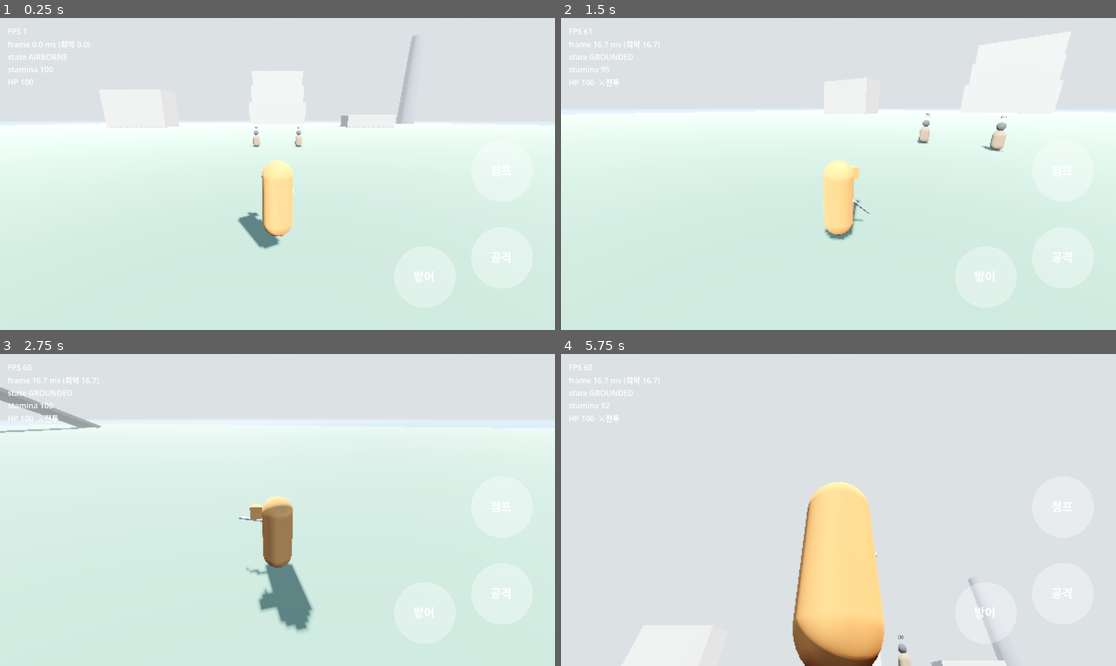
Above: before the commit, frames 1-4 (two rows, left to right).
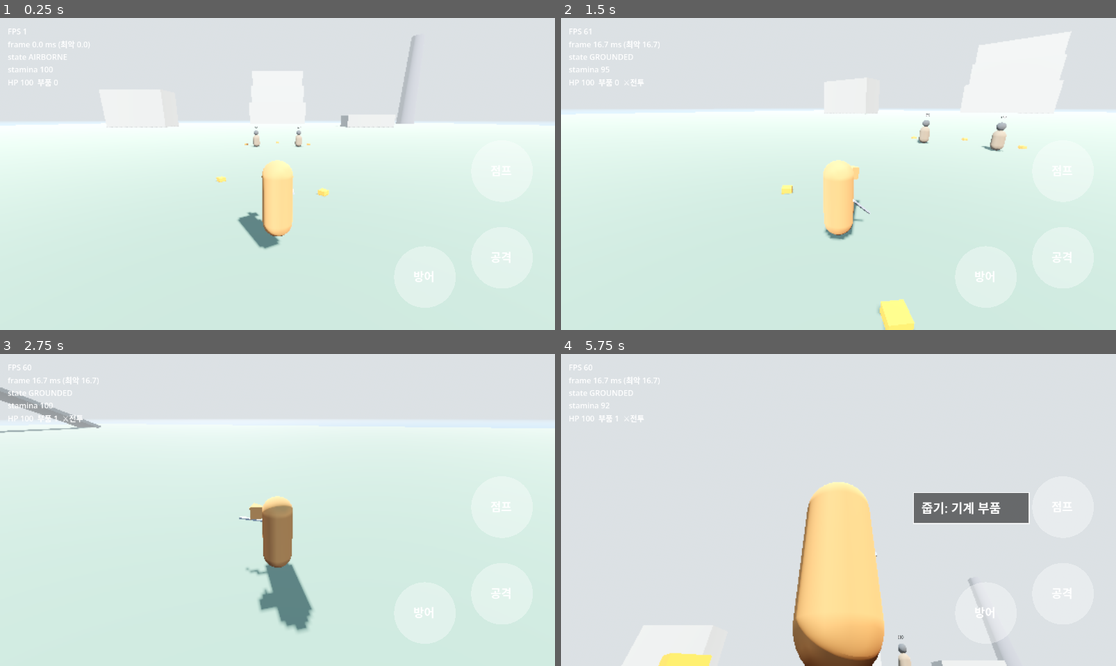
Above: after the commit, the same moments.

Repository: yeongkim0814-svg/Open-world
Game: Godot game, scene res://scenes/test_island.tscn
Same seed, same stepped clock (60 frames per second), same inputs: the game is played once before the commit and once after it.
Inputs (mouse positions are in pixels of both pictures, inside the frame that each line leads up to):
- Up to frame 1 (0.25 s): no input
- Up to frame 2 (1.5 s): move the mouse to (810, 236) at 0.52 s; hold W (move_forward) 0.53-1.25 s; hold J (attack) 0.53-1.25 s; click (810, 236) at 0.67 s; tap Space (jump) at 0.77, 1.07 s; tap K (guard) at 0.8 s; drag from (1005, 220) to (810, 236) at 1.27 s
- Up to frame 3 (2.75 s): tap Enter at 2 s; move the mouse to (111, 463) at 2.02 s; hold A (move_left) from 2.03 s (still down); hold Ctrl (walk) from 2.03 s (still down); tap E (interact, bound only after the commit) at 2.3 s
- Up to frame 4 (5.75 s): release A (move_left) at 2.75 s; release Ctrl (walk) at 2.75 s; drag from (866, 510) to (672, 463) at 2.77 s; tap Space (jump) at 3.5 s; move the mouse to (755, 432) at 3.52 s; hold S (move_back) 3.53-4.25 s; hold Space (jump) 3.53-4.25 s; tap J (attack) at 3.8 s; drag from (960, 494) to (755, 432) at 4.27 s; tap Enter at 5 s; move the mouse to (727, 525) at 5.02 s; hold W (move_forward) from 5.03 s (still down); hold K (guard) from 5.03 s (still down); click (727, 525) at 5.17 s; tap Ctrl (walk) at 5.3 s

The runs differ from the first frame. In frame 1, 0.1% of the frame differs, in the area x 2-60%, y 19-58%; in frame 2, 0.6%; in frame 3, less than 0.1%; in frame 4, 2.4%, in the area x 6-85%, y 19-100%.

Commit message:
feat: 상호작용 팝업과 줍기 (전투 중에도 가능)
Co-Authored-By: Claude Opus 5.5 <noreply@anthropic.com>
Claude-Session: https://claude.ai/code/session_01PShdycDoYj1ffFPsLxdXpC

Diff:
--- /dev/null
+++ b/scenes/pickup_part.tscn
@@ -0,0 +1,20 @@
+[gd_scene load_steps=4 format=3]
+
+[ext_resource type="Script" path="res://scripts/nodes/interactable.gd" id="1"]
+
+[sub_resource type="BoxMesh" id="Mesh"]
+size = Vector3(0.35, 0.2, 0.35)
+
+[sub_resource type="StandardMaterial3D" id="Mat"]
+albedo_color = Color(0.9, 0.55, 0.2, 1)
+emission_enabled = true
+emission = Color(0.9, 0.5, 0.1, 1)
+emission_energy_multiplier = 0.6
+
+[node name="PickupPart" type="Node3D"]
+script = ExtResource("1")
+
+[node name="Mesh" type="MeshInstance3D" parent="."]
+transform = Transform3D(0.707, 0, 0.707, 0, 1, 0, -0.707, 0, 0.707, 0, 0.1, 0)
+mesh = SubResource("Mesh")
+surface_material_override/0 = SubResource("Mat")
--- a/scenes/test_island.tscn
+++ b/scenes/test_island.tscn
@@ -6,6 +6,7 @@
 
 [ext_resource type="Script" path="res://scripts/nodes/debug_hud.gd" id="hud"]
 [ext_resource type="PackedScene" path="res://scenes/training_dummy.tscn" id="dummy"]
+[ext_resource type="PackedScene" path="res://scenes/pickup_part.tscn" id="part"]
 
 [sub_resource type="BoxMesh" id="Mesh1"]
 size = Vector3(20, 5, 10)
@@ -214,6 +215,21 @@
 [node name="Dummy2" parent="." instance=ExtResource("dummy")]
 transform = Transform3D(1, 0, 0, 0, 1, 0, 0, 0, 1, 2.5, 0, 40)
 
+[node name="Part1" parent="." instance=ExtResource("part")]
+transform = Transform3D(1, 0, 0, 0, 1, 0, 0, 0, 1, -4, 0, 38)
+
+[node name="Part2" parent="." instance=ExtResource("part")]
+transform = Transform3D(1, 0, 0, 0, 1, 0, 0, 0, 1, 4, 0, 38)
+
+[node name="Part3" parent="." instance=ExtResource("part")]
+transform = Transform3D(1, 0, 0, 0, 1, 0, 0, 0, 1, 0, 0, 36)
+
+[node name="Part4" parent="." instance=ExtResource("part")]
+transform = Transform3D(1, 0, 0, 0, 1, 0, 0, 0, 1, 2, 0, 56)
+
+[node name="Part5" parent="." instance=ExtResource("part")]
+transform = Transform3D(1, 0, 0, 0, 1, 0, 0, 0, 1, -3, 0, 54)
+
 [node name="UI" type="CanvasLayer" parent="."]
 
 [node name="TouchControls" parent="UI" instance=ExtResource("touch")]
--- a/scripts/core/input_intent.gd
+++ b/scripts/core/input_intent.gd
@@ -14,4 +14,5 @@
 var heavy_released := false     ## 공격 버튼을 heavy_hold_time 이상 누르다 뗌 → 강공격
 var guard_pressed := false      ## 방어 버튼을 누른 순간 (패링 판정 시작)
 var guard_held := false         ## 방어 버튼을 누르고 있음 (방어 자세)
+var interact_pressed := false   ## 상호작용 팝업 버튼 탭
 var camera_yaw := 0.0           ## 라디안. 이동 방향을 카메라 기준으로 돌릴 때 사용
--- /dev/null
+++ b/scripts/core/interact_picker.gd
@@ -0,0 +1,25 @@
+class_name InteractPicker
+extends RefCounted
+## 상호작용 대상 선택 (C15). 반경 안·정면 원뿔(cone_deg = 전체 각) 안에서 가장 가까운 대상. 없으면 -1.
+## 발밑(수평 거리 FEET_RADIUS 이내)의 대상은 방향과 무관하게 후보.
+
+const FEET_RADIUS := 0.3
+
+
+static func pick(origin: Vector3, forward: Vector3, positions: Array[Vector3], radius := 2.0, cone_deg := 160.0) -> int:
+	var fwd := Vector3(forward.x, 0.0, forward.z).normalized()
+	var half_cone := deg_to_rad(cone_deg) * 0.5
+	var best := -1
+	var best_dist := INF
+	for i in positions.size():
+		var to := positions[i] - origin
+		to.y = 0.0
+		var dist := to.length()
+		if dist > radius:
+			continue
+		if dist > FEET_RADIUS and fwd.angle_to(to) > half_cone:
+			continue
+		if dist < best_dist:
+			best_dist = dist
+			best = i
+	return best
--- a/scripts/nodes/debug_hud.gd
+++ b/scripts/nodes/debug_hud.gd
@@ -37,5 +37,5 @@
 		lines.append("state %s" % STATE_NAMES[player.locomotion.state])
 		lines.append("stamina %d%s" % [roundi(player.stamina.value), " (탈진)" if player.stamina.exhausted else ""])
 	if player and player.combat and player.combat.state:
-		lines.append("HP %d  %s  %s" % [roundi(player.combat.hp), "⚔전투" if player.combat.state.active else "", player.combat.last_result])
+		lines.append("HP %d  부품 %d  %s  %s" % [roundi(player.combat.hp), player.parts, "⚔전투" if player.combat.state.active else "", player.combat.last_result])
 	text = "\n".join(lines)
--- /dev/null
+++ b/scripts/nodes/interactable.gd
@@ -0,0 +1,19 @@
+class_name Interactable
+extends Node3D
+## 상호작용 대상 (C15). 그룹 "interactable". M2: 줍기만 지원 — 플레이어 parts +1 후 사라진다.
+
+@export var label := "기계 부품"
+@export var verb := "줍기"
+
+
+func _ready() -> void:
+	add_to_group("interactable")
+
+
+func prompt() -> String:
+	return "%s: %s" % [verb, label]
+
+
+func interact(player: Player) -> void:
+	player.parts += 1
+	queue_free()
--- a/scripts/nodes/player.gd
+++ b/scripts/nodes/player.gd
@@ -26,6 +26,7 @@
 
 const THREAT_RANGE := 6.0          ## 이 거리 안의 적이 공격 중이면 회피 문맥 (C16)
 var _swing_tween: Tween
+var parts := 0                     ## 주운 기계 부품 수 (M2)
 
 
 func _ready() -> void:
@@ -59,6 +60,7 @@
 		_intent.jump_pressed = false
 		_intent.auto_run = false
 
+	_update_interaction()
 	_aim_probe()
 	var v := locomotion.step(_intent, _sense(), delta)
 	if locomotion.state == Locomotion.State.CLIMBING and touch_controls:
@@ -189,3 +191,19 @@
 
 func _on_died() -> void:
 	_respawn()
+
+
+## 앞쪽 가까운 상호작용 대상을 골라 팝업을 띄우고, 누르면 실행한다. 전투 중에도 동작 (C15).
+func _update_interaction() -> void:
+	var nodes := get_tree().get_nodes_in_group("interactable")
+	var positions: Array[Vector3] = []
+	for n in nodes:
+		positions.append(n.global_position)
+	var i := InteractPicker.pick(global_position, facing_forward(), positions)
+	if touch_controls:
+		if i == -1:
+			touch_controls.hide_interact()
+		else:
+			touch_controls.show_interact(nodes[i].prompt())
+	if i != -1 and _intent.interact_pressed:
+		nodes[i].interact(self)
--- a/scripts/nodes/touch_controls.gd
+++ b/scripts/nodes/touch_controls.gd
@@ -21,6 +21,8 @@
 var _attack_release_queued := 0      ## 0 없음 / 1 탭 / 2 강공격
 var _guard_queued := false
 var _key_attack_hold := -1.0
+var _interact_label := ""            ## 비어 있으면 팝업 숨김
+var _interact_queued := false
 
 
 func _ready() -> void:
@@ -34,6 +36,21 @@
 	if _threatened != threatened:
 		_threatened = threatened
 		queue_redraw()
+
+
+## 상호작용 팝업 (C15): 오른손 버튼 위쪽 고정 위치에 "줍기: 기계 부품" 형식으로 표시.
+func show_interact(label: String) -> void:
+	if _interact_label != label:
+		_interact_label = label
+		queue_redraw()
+
+
+func hide_interact() -> void:
+	show_interact("")
+
+
+func _interact_rect() -> Rect2:
+	return Rect2(Vector2(size.x - 420, size.y - 360), Vector2(240, 64))
 
 
 func cancel_auto_run() -> void:
@@ -72,6 +89,10 @@
 
 
 func _on_touch_down(index: int, pos: Vector2) -> void:
+	if not _interact_label.is_empty() and _interact_rect().has_point(pos):
+		_interact_queued = true
+		_button_touches[index] = "interact"
+		return
 	var buttons := _buttons()
 	for name in buttons:
 		if pos.distance_to(buttons[name]) <= BUTTON_RADIUS:
@@ -124,6 +145,8 @@
 	intent.guard_pressed = _guard_queued or Input.is_action_just_pressed("guard")
 	intent.guard_held = _button_touches.values().has("guard") or Input.is_action_pressed("guard")
 	_guard_queued = false
+	intent.interact_pressed = _interact_queued or Input.is_action_just_pressed("interact")
+	_interact_queued = false
 	var key_move := Input.get_vector("move_left", "move_right", "move_back", "move_forward")
 	if Input.is_action_pressed("walk"):
 		key_move *= 0.5
@@ -157,12 +180,17 @@
 	draw_string(font, buttons["jump"] + Vector2(-24, 8), "회피" if _threatened else "점프", HORIZONTAL_ALIGNMENT_CENTER, -1, 24)
 	draw_string(font, buttons["attack"] + Vector2(-24, 8), "공격", HORIZONTAL_ALIGNMENT_CENTER, -1, 24)
 	draw_string(font, buttons["guard"] + Vector2(-24, 8), "방어", HORIZONTAL_ALIGNMENT_CENTER, -1, 24)
+	if not _interact_label.is_empty():
+		var r := _interact_rect()
+		draw_rect(r, Color(0.1, 0.1, 0.1, 0.6))
+		draw_rect(r, Color(1, 1, 1, 0.8), false, 2.0)
+		draw_string(font, r.position + Vector2(16, 42), _interact_label, HORIZONTAL_ALIGNMENT_LEFT, r.size.x - 24, 26)
 
 
 func _ensure_actions() -> void:
 	var keys := {
 		"move_left": KEY_A, "move_right": KEY_D, "move_forward": KEY_W, "move_back": KEY_S,
-		"jump": KEY_SPACE, "walk": KEY_CTRL, "attack": KEY_J, "guard": KEY_K,
+		"jump": KEY_SPACE, "walk": KEY_CTRL, "attack": KEY_J, "guard": KEY_K, "interact": KEY_E,
 	}
 	for action in keys:
 		if InputMap.has_action(action):
--- /dev/null
+++ b/tests/unit/test_interact_picker.gd
@@ -0,0 +1,16 @@
+extends TestCase
+func test_picks_nearest_in_front():
+	var p: Array[Vector3] = [Vector3(0, 0, -1.8), Vector3(0, 0, -1.0)]
+	assert_eq(InteractPicker.pick(Vector3.ZERO, Vector3.FORWARD, p), 1)
+
+func test_ignores_directly_behind_even_if_closer():      # Review Focus 5
+	var p: Array[Vector3] = [Vector3(0, 0, 0.5), Vector3(0, 0, -1.5)]
+	assert_eq(InteractPicker.pick(Vector3.ZERO, Vector3.FORWARD, p), 1)
+
+func test_none_in_radius():
+	var p: Array[Vector3] = [Vector3(0, 0, -3)]
+	assert_eq(InteractPicker.pick(Vector3.ZERO, Vector3.FORWARD, p), -1)
+
+func test_standing_on_top_counts():
+	var p: Array[Vector3] = [Vector3(0, -0.5, 0)]
+	assert_eq(InteractPicker.pick(Vector3.ZERO, Vector3.FORWARD, p), 0)
Not shown, added: scripts/core/interact_picker.gd.uid
Not shown, added: scripts/nodes/interactable.gd.uid
Not shown, added: tests/unit/test_interact_picker.gd.uid
